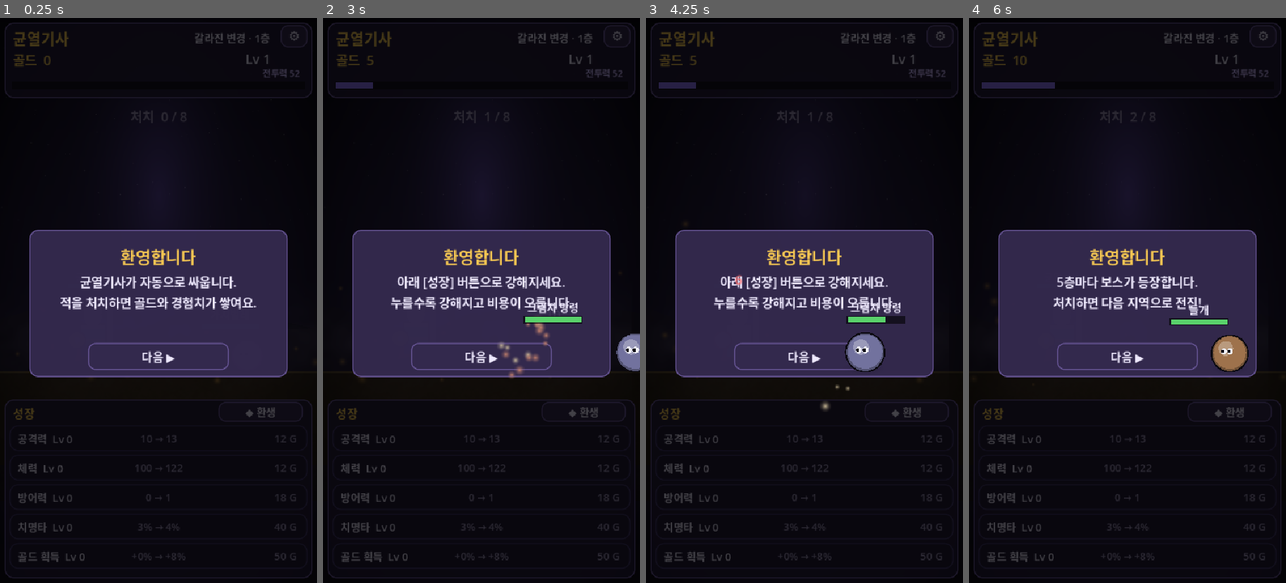
Above: before the commit, frames 1-4 (left to right).
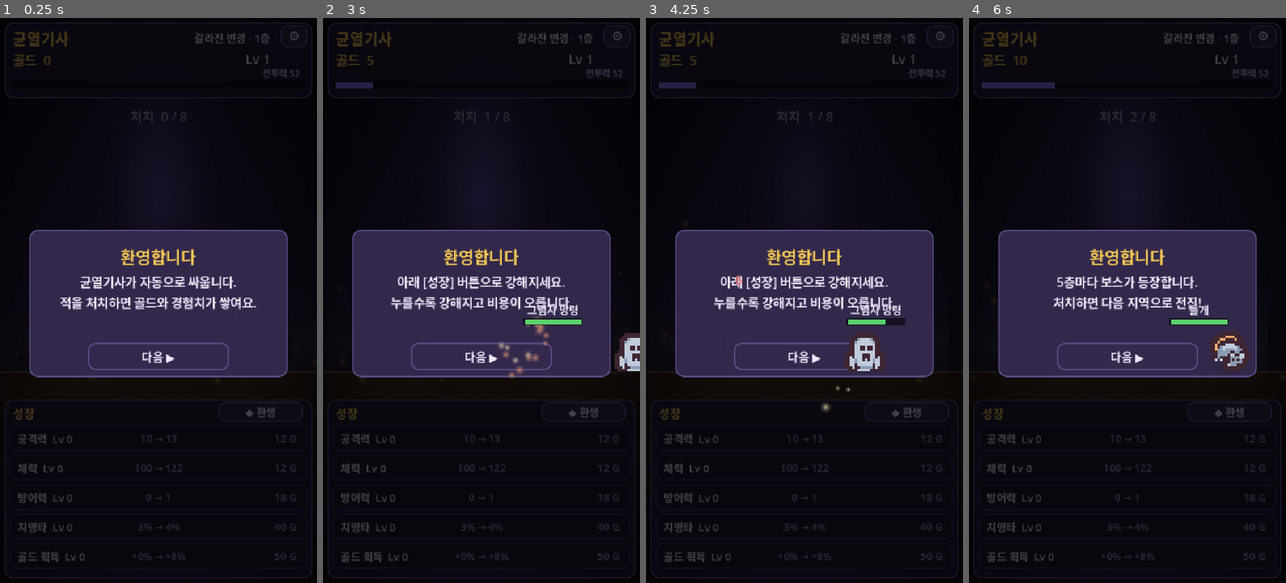
Above: after the commit, the same moments.

Repository: BN8624/unknown
Game: Godot game, scene res://Main.tscn
The game is run twice, just before and just after one commit, with the same random seed, the same clock (stepped at 60 frames per second) and the same inputs.
Inputs:
- Up to frame 1 (0.25 s): no input
- Up to frame 2 (3 s): click "⚙" at 0.5 s; click "◆ 환생" at 1.25 s; click "다음 ▶" at 2 s; click "⚙" at 2.75 s
- Up to frame 3 (4.25 s): click "◆ 환생" at 3.5 s
- Up to frame 4 (6 s): click "다음 ▶" at 4.25 s; click "⚙" at 5 s; click "◆ 환생" at 5.75 s

The runs differ from the first frame. In frame 2, 0.9% of the frame differs, in the area x 63-100%, y 50-63%; in frame 3, 1.1%, in the area x 55-82%, y 50-70%; in frame 4, 0.7%.

Commit message:
feat: Kenney CC0 픽셀 스프라이트로 캐릭터 교체 (출시 가능 그래픽)
Kenney Tiny Dungeon(CC0) 타일에서 기사·몬스터 11종 추출 →
assets/sprites/. 영웅·일반적·보스를 도형 대신 픽셀 스프라이트로 표시
(nearest 필터, 발 정렬, 보스 확대+오라, 2지역 화염 틴트). 스프라이트
누락 시 기존 절차적 도형으로 폴백. README 크레딧에 Kenney CC0 표기.

Co-Authored-By: Claude Opus 4.8 <noreply@anthropic.com>

Diff:
--- a/Main.gd
+++ b/Main.gd
@@ -922,9 +922,39 @@
 	return s
 
 
+# 16px 픽셀 스프라이트를 또렷하게(nearest) 표시. 발 바닥이 y=0에 오도록 정렬.
+func _pixel_sprite(name: String, disp_h: float, tint := Color.WHITE) -> Sprite2D:
+	var path := "res://assets/sprites/%s.png" % name
+	if not ResourceLoader.exists(path):
+		return null
+	var s := Sprite2D.new()
+	s.texture = load(path)
+	s.texture_filter = CanvasItem.TEXTURE_FILTER_NEAREST
+	s.modulate = tint
+	var th: float = maxf(1.0, s.texture.get_height())
+	var sc := disp_h / th
+	s.scale = Vector2(sc, sc)
+	s.centered = false
+	s.position = Vector2(-s.texture.get_width() * sc * 0.5, -s.texture.get_height() * sc)
+	return s
+
+
 func _make_hero() -> Node2D:
 	var root := Node2D.new()
 	root.add_child(_shadow(120))
+	var aura0 := _gen_sprite("glow", Vector2(0, -50), Color(0.45, 0.6, 1.0, 0.14))
+	if aura0.texture != null:
+		aura0.scale = Vector2(0.7, 0.9)
+		root.add_child(aura0)
+	var spr := _pixel_sprite("hero", 84.0)
+	if spr != null:
+		root.add_child(spr)
+		return root
+	# 폴백: 절차적 도형 영웅
+	return _make_hero_shapes(root)
+
+
+func _make_hero_shapes(root: Node2D) -> Node2D:
 	# 은은한 아우라
 	var aura := _gen_sprite("glow", Vector2(0, -62), Color(0.45, 0.6, 1.0, 0.16))
 	if aura.texture != null:
@@ -969,10 +999,15 @@
 	var col: Color = e["color"]
 	root.add_child(_shadow(r * 2.6))
 	if e["boss"]:
-		var ba := _gen_sprite("glow", Vector2(0, -r), Color(1.0, 0.3, 0.3, 0.22))
+		var ba := _gen_sprite("glow", Vector2(0, -r), Color(col.r, col.g * 0.5, col.b * 0.5, 0.26))
 		if ba.texture != null:
-			ba.scale = Vector2(r / 110.0, r / 110.0)
+			ba.scale = Vector2(r / 95.0, r / 95.0)
 			root.add_child(ba)
+	# Kenney CC0 픽셀 스프라이트 우선, 없으면 절차적 도형
+	var spr := _pixel_sprite(String(e.get("sprite", "")), r * 2.3, e.get("tint", Color.WHITE))
+	if spr != null:
+		root.add_child(spr)
+		return root
 	# 외곽선
 	root.add_child(_circle_poly(Vector2(0, -r), r + 2.5, Color(0.05, 0.04, 0.07)))
 	# 몸체(아래 그늘 → 본체 → 위 하이라이트)
--- a/reset/GameData.gd
+++ b/reset/GameData.gd
@@ -30,20 +30,20 @@
 const BOSS_EVERY := 5          # 5,10,15,20 = 보스
 const KILLS_PER_STAGE := 8     # 일반 스테이지 클리어에 필요한 처치 수
 
-# 일반 적 외형 풀(이름·색·반지름) — 표시용 순환(스탯은 스테이지로 계산)
+# 일반 적 외형 풀(이름·색·반지름·스프라이트). color는 파티클/오라용, sprite는 Kenney CC0 픽셀 타일.
 const ENEMY_LOOKS := [
-	{"name": "들개",      "color": Color(0.62, 0.45, 0.30), "r": 30.0},
-	{"name": "부패 정령", "color": Color(0.45, 0.70, 0.45), "r": 28.0},
-	{"name": "균열 고블린","color": Color(0.55, 0.60, 0.35), "r": 30.0},
-	{"name": "가시벌레",   "color": Color(0.70, 0.45, 0.55), "r": 26.0},
-	{"name": "그림자 망령","color": Color(0.45, 0.45, 0.62), "r": 32.0},
+	{"name": "들개",      "color": Color(0.62, 0.45, 0.30), "r": 30.0, "sprite": "wolf"},
+	{"name": "부패 정령", "color": Color(0.45, 0.70, 0.45), "r": 28.0, "sprite": "ghost"},
+	{"name": "균열 고블린","color": Color(0.55, 0.60, 0.35), "r": 30.0, "sprite": "orc"},
+	{"name": "가시벌레",   "color": Color(0.70, 0.45, 0.55), "r": 26.0, "sprite": "spider"},
+	{"name": "그림자 망령","color": Color(0.55, 0.50, 0.72), "r": 30.0, "sprite": "wraith"},
 ]
-# 보스 외형 풀(5·10·15·20 순서)
+# 보스 외형 풀(5·10·15·20 순서) — 스프라이트를 크게 확대해 표시
 const BOSS_LOOKS := [
-	{"name": "거대 거미 아라크",  "color": Color(0.55, 0.25, 0.30), "r": 52.0},
-	{"name": "이끼 골렘 모스",    "color": Color(0.35, 0.55, 0.40), "r": 58.0},
-	{"name": "망령군주 베일",     "color": Color(0.40, 0.35, 0.62), "r": 56.0},
-	{"name": "균열의 수호자",     "color": Color(0.70, 0.35, 0.25), "r": 64.0},
+	{"name": "거대 거미 아라크",  "color": Color(0.80, 0.30, 0.35), "r": 52.0, "sprite": "spider"},
+	{"name": "이끼 골렘 모스",    "color": Color(0.45, 0.75, 0.45), "r": 58.0, "sprite": "orc", "tint": Color(0.7, 1.2, 0.7)},
+	{"name": "망령군주 베일",     "color": Color(0.60, 0.45, 0.85), "r": 56.0, "sprite": "wraith", "tint": Color(0.85, 0.8, 1.2)},
+	{"name": "균열의 수호자",     "color": Color(0.85, 0.50, 0.30), "r": 64.0, "sprite": "horned"},
 ]
 
 # ── 지역(테마·적 외형·하늘) ──────────────────────────────────────
@@ -56,17 +56,17 @@
 	{
 		"name": "잿빛 협곡", "end": 40, "sky": Color(0.22, 0.13, 0.12),
 		"enemy_looks": [
-			{"name": "잿불 박쥐",   "color": Color(0.72, 0.40, 0.28), "r": 26.0},
-			{"name": "용암 슬라임", "color": Color(0.80, 0.46, 0.22), "r": 30.0},
-			{"name": "그을린 늑대", "color": Color(0.50, 0.36, 0.30), "r": 30.0},
-			{"name": "재 정령",     "color": Color(0.62, 0.55, 0.50), "r": 28.0},
-			{"name": "불씨 골렘",   "color": Color(0.70, 0.34, 0.24), "r": 32.0},
+			{"name": "잿불 박쥐",   "color": Color(0.72, 0.40, 0.28), "r": 26.0, "sprite": "bat",   "tint": Color(1.25, 0.80, 0.65)},
+			{"name": "용암 슬라임", "color": Color(0.80, 0.46, 0.22), "r": 28.0, "sprite": "ghost", "tint": Color(1.35, 0.70, 0.45)},
+			{"name": "그을린 늑대", "color": Color(0.50, 0.36, 0.30), "r": 30.0, "sprite": "wolf",  "tint": Color(1.10, 0.78, 0.70)},
+			{"name": "재 정령",     "color": Color(0.62, 0.55, 0.50), "r": 30.0, "sprite": "mage",  "tint": Color(1.20, 0.85, 0.75)},
+			{"name": "불씨 골렘",   "color": Color(0.70, 0.34, 0.24), "r": 32.0, "sprite": "orc",   "tint": Color(1.35, 0.72, 0.52)},
 		],
 		"boss_looks": [
-			{"name": "화염군주 이그", "color": Color(0.80, 0.32, 0.18), "r": 54.0},
-			{"name": "용암 거인 칼",  "color": Color(0.68, 0.40, 0.20), "r": 60.0},
-			{"name": "잿빛 드레이크", "color": Color(0.52, 0.44, 0.40), "r": 58.0},
-			{"name": "협곡의 지배자", "color": Color(0.85, 0.30, 0.22), "r": 66.0},
+			{"name": "화염군주 이그", "color": Color(0.95, 0.40, 0.22), "r": 54.0, "sprite": "mage",   "tint": Color(1.45, 0.65, 0.50)},
+			{"name": "용암 거인 칼",  "color": Color(0.90, 0.50, 0.25), "r": 60.0, "sprite": "orc",    "tint": Color(1.40, 0.72, 0.48)},
+			{"name": "잿빛 드레이크", "color": Color(0.70, 0.55, 0.50), "r": 58.0, "sprite": "bat",    "tint": Color(1.20, 0.85, 0.78)},
+			{"name": "협곡의 지배자", "color": Color(0.95, 0.35, 0.25), "r": 66.0, "sprite": "horned", "tint": Color(1.45, 0.68, 0.52)},
 		],
 	},
 ]
@@ -128,6 +128,7 @@
 		look = el[(stage * 3 + _kill_salt) % el.size()]
 	return {
 		"name": look["name"], "color": look["color"], "r": look["r"],
+		"sprite": look.get("sprite", ""), "tint": look.get("tint", Color.WHITE),
 		"boss": boss, "max_hp": hp, "hp": hp, "atk": atk,
 		"gold": gold, "exp": exp, "interval": ENEMY_ATK_INTERVAL,
 	}
Binary file added: assets/sprites/bat.png
Not shown, added: assets/sprites/bat.png.import
Binary file added: assets/sprites/crab.png
Not shown, added: assets/sprites/crab.png.import
Binary file added: assets/sprites/ghost.png
Not shown, added: assets/sprites/ghost.png.import
Binary file added: assets/sprites/hero.png
Not shown, added: assets/sprites/hero.png.import
Binary file added: assets/sprites/horned.png
Not shown, added: assets/sprites/horned.png.import
Binary file added: assets/sprites/mage.png
Not shown, added: assets/sprites/mage.png.import
(and 11 more such lines)
